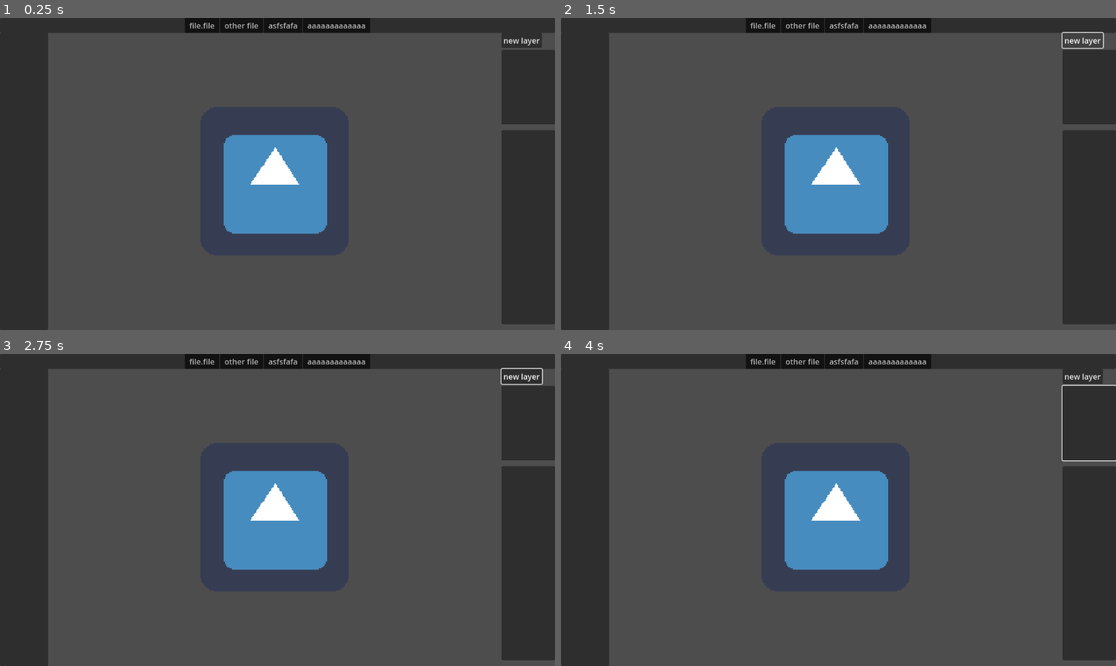
Above: before the commit, frames 1-4 (two rows, left to right).
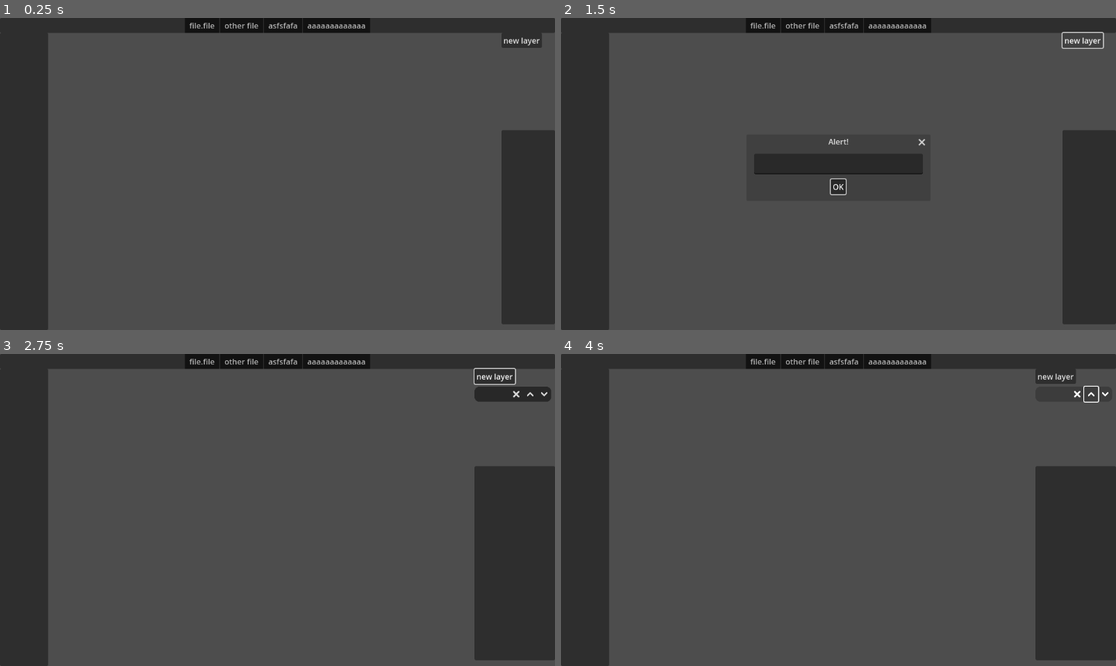
Above: after the commit, the same moments.

Repository: sockeye-d/mollusk
Game: Godot game, scene res://main.tscn
Two runs of this game, one before a commit and one after it. Both use one fixed random seed, a clock stepped at 60 frames per second and the inputs below. The engine's default icon, where the game draws it, is replaced by a stand-in: a white triangle on a blue panel in a dark square.
Inputs (mouse positions are in pixels of both pictures, inside the frame that each line leads up to):
- Up to frame 1 (0.25 s): no input
- Up to frame 2 (1.5 s): click "new layer" at 0.5 s; click "new layer" at 1.25 s
- Up to frame 3 (2.75 s): click (277, 522) at 2 s, where only the run after the commit has a clickable "OK"
- Up to frame 4 (4 s): click (1054, 394) at 2.77 s; click (1093, 394) at 3.52 s

The runs differ from the first frame. In frame 1, 8.2% of the frame differs, in the area x 40-100%, y 10-70%; in frame 2, 9.0%; in frame 3, 12%, in the area x 40-100%, y 4-98%; in frame 4, 11%.
Error after the commit: Invalid access to property or key 'custom_minimum_size' on a base object of type 'null instance'. (res://gui/zoom_scroll_container.gd:29)

Commit message:
Added most of the functionality relating to the layer ordering systems

Diff:
--- /dev/null
+++ b/add_layer_button.gd
@@ -0,0 +1,9 @@
+extends Button
+
+
+func _on_pressed() -> void:
+	$LineEditAcceptDialog.popup_centered()
+
+
+func _on_line_edit_accept_dialog_text_confirmed(text: String) -> void:
+	Layers.add_layer(Vector2i.ONE, text)
--- a/drawing/layer.gd
+++ b/drawing/layer.gd
@@ -3,11 +3,13 @@
 
 
 @export var drawable: bool = false
+@export var layer_name: String
 var canvas: ImageExt
 
 
-func _init(size: Vector2i) -> void:
-	canvas = ImageExt.new(Image.create(size.x, size.y, false, Image.FORMAT_RGBA8))
+func create(layer_size: Vector2i, layer_name: String) -> void:
+	canvas = ImageExt.new(Image.create(layer_size.x, layer_size.y, false, Image.FORMAT_RGBA8))
+	self.layer_name = layer_name
 
 
 func _ready() -> void:
--- a/globals/layers.gd
+++ b/globals/layers.gd
@@ -1,20 +1,62 @@
 extends Node
+
+
+enum {
+	UP = -1,
+	DOWN = 1,
+}
+
+
+var layer_scene: PackedScene = preload("res://drawing/layer.tscn")
+var layer_item_scene: PackedScene = preload("res://gui/layer_item.tscn")
 
 
 var current_layer: Layer
 var current_layer_index: int
-var _layers: TreeItem
+var _layers: Array[LayerItem]
 
 
 var layer_container: Node
-var layer_tree: TreeItem
+var layer_item_container: Node
 
 
 func _ready() -> void:
 	layer_container = get_tree().root.get_node("Main").get_node("%LayerContainer")
-	layer_tree = get_tree().root.get_node("Main").get_node("%LayerTree").create_item()
+	layer_item_container = get_tree().root.get_node("Main").get_node("%LayerList")
 
 
-func add_layer(size: Vector2i) -> void:
-	var layer = Layer.new(size)
+func add_layer(size: Vector2i, layer_name: String) -> void:
+	var layer: Layer = layer_scene.instantiate() as Layer
+	layer.create(size, layer_name)
 	layer_container.add_child(layer)
+	var layer_item: LayerItem = layer_item_scene.instantiate() as LayerItem
+	layer_item.create(layer_name)
+	layer_item_container.add_child(layer_item)
+	layer_item_container.move_child(layer_item, 0)
+	_layers.push_front(layer_item)
+
+
+func move_layer(index: int, dir: int) -> void:
+	if not (index + dir < _layers.size() and index + dir >= 0):
+		return
+	var layer: LayerItem = _layers[index]
+	_layers[index] = _layers[index + dir]
+	_layers[index + dir] = layer
+	layer_container.move_child(layer_container.get_child(index), index + dir)
+	layer_item_container.move_child(layer_item_container.get_child(index), index + dir)
+
+
+func remove_layer(index: int) -> void:
+	_layers.remove_at(index)
+	layer_container.get_child(index).queue_free()
+	layer_item_container.get_child(index).queue_free()
+
+
+func get_layer_index(layer_item: LayerItem) -> int:
+	return _layers.find(layer_item)
+
+
+func select_layer(index: int) -> void:
+	for layer in _layers:
+		layer.selected = false
+	_layers[index].selected = true
--- /dev/null
+++ b/gui/layer_item.gd
@@ -0,0 +1,76 @@
+extends PanelContainer
+class_name LayerItem
+
+
+@export var layer_name: String:
+	set(value):
+		layer_name = value
+		if not $MarginContainer/HBoxContainer/Label == null:
+			$MarginContainer/HBoxContainer/Label.text = layer_name
+	get:
+		return layer_name
+@export var selected: bool
+
+var last_clicked_time: float = -1.0
+var editing: bool = false
+
+
+@onready var name_input: LineEdit
+@onready var name_input_select_button: Button
+
+
+func create(_layer_name: String) -> void:
+	layer_name = _layer_name
+	$MarginContainer/HBoxContainer/Label.text = layer_name
+
+
+func _ready() -> void:
+	name_input = $MarginContainer/HBoxContainer/Label
+	name_input_select_button = $MarginContainer/HBoxContainer/Label/SelectButton
+
+
+func _process(delta: float) -> void:
+	if not name_input.has_focus():
+		if last_clicked_time > 0.2 or not selected:
+			last_clicked_time = -1.0
+			name_input_select_button.show()
+			name_input.editable = false
+		else:
+			last_clicked_time += delta
+
+	if selected:
+		modulate = Color(1.5, 1.5, 1.5)
+	else:
+		modulate = Color(1.0, 1.0, 1.0)
+
+
+func _on_select_button_pressed() -> void:
+	Layers.select_layer(Layers.get_layer_index(self))
+	if last_clicked_time < 0.0:
+		last_clicked_time = 0.0
+		name_input_select_button.hide()
+		name_input.editable = true
+
+
+func _on_delete_button_pressed() -> void:
+	Layers.remove_layer(get_index())
+
+
+func _on_up_button_pressed() -> void:
+	Layers.move_layer(get_index(), Layers.UP)
+
+
+func _on_down_button_pressed() -> void:
+	Layers.move_layer(get_index(), Layers.DOWN)
+
+
+func _on_label_text_submitted(new_text: String) -> void:
+	layer_name = new_text
+	name_input_select_button.show()
+	name_input.editable = false
+
+
+func _on_label_focus_exited() -> void:
+	layer_name = name_input.text
+	name_input_select_button.show()
+	name_input.editable = false
--- /dev/null
+++ b/gui/layer_item.tscn
@@ -0,0 +1,93 @@
+[gd_scene load_steps=7 format=3 uid="uid://caknrd746og7d"]
+
+[ext_resource type="Texture2D" uid="uid://dq6ov335qqxoe" path="res://icons/button_delete.png" id="1_337e3"]
+[ext_resource type="Texture2D" uid="uid://ce0c3wquywww8" path="res://icons/button_up.png" id="1_hc5t2"]
+[ext_resource type="Script" path="res://gui/layer_item.gd" id="1_kk3yf"]
+[ext_resource type="Texture2D" uid="uid://c7q56ysrqjmv7" path="res://icons/button_down.png" id="2_fyc70"]
+
+[sub_resource type="StyleBoxFlat" id="StyleBoxFlat_qspc3"]
+bg_color = Color(0.156863, 0.156863, 0.156863, 1)
+border_width_top = 2
+border_width_bottom = 2
+border_color = Color(0.156863, 0.156863, 0.156863, 0)
+corner_radius_top_left = 10
+corner_radius_top_right = 10
+corner_radius_bottom_right = 10
+corner_radius_bottom_left = 10
+
+[sub_resource type="StyleBoxEmpty" id="StyleBoxEmpty_e335a"]
+
+[node name="LayerItem" type="PanelContainer"]
+anchors_preset = 10
+anchor_right = 1.0
+offset_bottom = 33.0
+grow_horizontal = 2
+size_flags_horizontal = 3
+mouse_filter = 2
+theme_override_styles/panel = SubResource("StyleBoxFlat_qspc3")
+script = ExtResource("1_kk3yf")
+
+[node name="MarginContainer" type="MarginContainer" parent="."]
+layout_mode = 2
+theme_override_constants/margin_left = 5
+
+[node name="HBoxContainer" type="HBoxContainer" parent="MarginContainer"]
+custom_minimum_size = Vector2(75, 0)
+layout_mode = 2
+theme_override_constants/separation = 0
+
+[node name="Label" type="LineEdit" parent="MarginContainer/HBoxContainer"]
+layout_mode = 2
+size_flags_horizontal = 3
+text = "Name"
+editable = false
+flat = true
+select_all_on_focus = true
+text_direction = 1
+
+[node name="SelectButton" type="Button" parent="MarginContainer/HBoxContainer/Label"]
+show_behind_parent = true
+layout_mode = 1
+anchors_preset = 15
+anchor_right = 1.0
+anchor_bottom = 1.0
+grow_horizontal = 2
+grow_vertical = 2
+theme_override_styles/focus = SubResource("StyleBoxEmpty_e335a")
+flat = true
+
+[node name="DeleteButton" type="Button" parent="MarginContainer/HBoxContainer"]
+custom_minimum_size = Vector2(29, 29)
+layout_mode = 2
+size_flags_horizontal = 8
+size_flags_vertical = 3
+icon = ExtResource("1_337e3")
+flat = true
+icon_alignment = 1
+expand_icon = true
+
+[node name="UpButton" type="Button" parent="MarginContainer/HBoxContainer"]
+custom_minimum_size = Vector2(29, 29)
+layout_mode = 2
+size_flags_horizontal = 8
+icon = ExtResource("1_hc5t2")
+flat = true
+icon_alignment = 1
+expand_icon = true
+
+[node name="DownButton" type="Button" parent="MarginContainer/HBoxContainer"]
+custom_minimum_size = Vector2(29, 29)
+layout_mode = 2
+size_flags_horizontal = 8
+size_flags_vertical = 3
+icon = ExtResource("2_fyc70")
+flat = true
+icon_alignment = 1
+expand_icon = true
+
+[connection signal="focus_exited" from="MarginContainer/HBoxContainer/Label" to="." method="_on_label_focus_exited"]
+[connection signal="text_submitted" from="MarginContainer/HBoxContainer/Label" to="." method="_on_label_text_submitted"]
+[connection signal="pressed" from="MarginContainer/HBoxContainer/Label/SelectButton" to="." method="_on_select_button_pressed"]
+[connection signal="pressed" from="MarginContainer/HBoxContainer/DeleteButton" to="." method="_on_delete_button_pressed"]
+[connection signal="pressed" from="MarginContainer/HBoxContainer/UpButton" to="." method="_on_up_button_pressed"]
+[connection signal="pressed" from="MarginContainer/HBoxContainer/DownButton" to="." method="_on_down_button_pressed"]
--- /dev/null
+++ b/gui/line_edit_accept_dialog.gd
@@ -0,0 +1,17 @@
+@tool
+extends AcceptDialog
+class_name LineEditAcceptDialog
+
+signal text_confirmed(text: String)
+
+@export var hint_text: String = "":
+	set(value):
+		$LineEdit.placeholder_text = value
+	get:
+		return $LineEdit.placeholder_text
+
+
+
+func _on_confirmed() -> void:
+	text_confirmed.emit($LineEdit.text)
+	hide()
--- /dev/null
+++ b/gui/line_edit_accept_dialog.tscn
@@ -0,0 +1,19 @@
+[gd_scene load_steps=2 format=3 uid="uid://cu6ajiym7cah6"]
+
+[ext_resource type="Script" path="res://gui/line_edit_accept_dialog.gd" id="1_q7isn"]
+
+[node name="LineEditAcceptDialog" type="AcceptDialog"]
+initial_position = 2
+size = Vector2i(366, 100)
+popup_window = true
+dialog_hide_on_ok = false
+dialog_close_on_escape = false
+script = ExtResource("1_q7isn")
+
+[node name="LineEdit" type="LineEdit" parent="."]
+offset_left = 8.0
+offset_top = 8.0
+offset_right = 358.0
+offset_bottom = 51.0
+
+[connection signal="confirmed" from="." to="." method="_on_confirmed"]
--- a/main.tscn
+++ b/main.tscn
@@ -2,10 +2,10 @@
 
 [ext_resource type="Theme" uid="uid://5210gar13ap3" path="res://main.theme" id="1_ckeee"]
 [ext_resource type="Script" path="res://gui/triple_split_container.gd" id="1_ojnui"]
-[ext_resource type="Texture2D" uid="uid://0o0udhhbsa0x" path="res://icon.png" id="2_b0gip"]
 [ext_resource type="PackedScene" uid="uid://dys487samleub" path="res://gui/zoom_scroll_container.tscn" id="3_ijncf"]
-[ext_resource type="PackedScene" uid="uid://ddbunjchpywg0" path="res://drawing/layer.tscn" id="4_3xl2x"]
 [ext_resource type="PackedScene" uid="uid://bswbiim02fimm" path="res://gui/triple_split_container.tscn" id="6_l2h7q"]
+[ext_resource type="Script" path="res://add_layer_button.gd" id="7_uawcc"]
+[ext_resource type="PackedScene" uid="uid://cu6ajiym7cah6" path="res://gui/line_edit_accept_dialog.tscn" id="8_tvwon"]
 
 [node name="Main" type="Control"]
 layout_mode = 3
@@ -60,20 +60,13 @@
 horizontal_scroll_mode = 3
 vertical_scroll_mode = 3
 default_zoom = 0.5
-node = NodePath("LayerContainer/Layer")
+node = NodePath("")
 
 [node name="LayerContainer" type="CenterContainer" parent="VBoxContainer/TripleSplitContainer/HSplitContainer/ZoomScrollContainer"]
 unique_name_in_owner = true
 layout_mode = 2
 size_flags_horizontal = 3
 size_flags_vertical = 3
-
-[node name="Layer" parent="VBoxContainer/TripleSplitContainer/HSplitContainer/ZoomScrollContainer/LayerContainer" instance=ExtResource("4_3xl2x")]
-texture_filter = 3
-custom_minimum_size = Vector2(0, 50)
-layout_mode = 2
-texture = ExtResource("2_b0gip")
-expand_mode = 3
 
 [node name="TripleSplitContainer" parent="VBoxContainer/TripleSplitContainer/HSplitContainer" instance=ExtResource("6_l2h7q")]
 layout_mode = 2
@@ -84,20 +77,25 @@
 layout_mode = 2
 size_flags_vertical = 3
 
-[node name="HBoxContainer" type="HBoxContainer" parent="VBoxContainer/TripleSplitContainer/HSplitContainer/TripleSplitContainer/LayersBox"]
+[node name="LayerTools" type="HBoxContainer" parent="VBoxContainer/TripleSplitContainer/HSplitContainer/TripleSplitContainer/LayersBox"]
 layout_mode = 2
 size_flags_vertical = 0
 
-[node name="Button" type="Button" parent="VBoxContainer/TripleSplitContainer/HSplitContainer/TripleSplitContainer/LayersBox/HBoxContainer"]
+[node name="AddLayerButton" type="Button" parent="VBoxContainer/TripleSplitContainer/HSplitContainer/TripleSplitContainer/LayersBox/LayerTools"]
 layout_mode = 2
 text = "new layer"
+script = ExtResource("7_uawcc")
 
-[node name="LayerTree" type="Tree" parent="VBoxContainer/TripleSplitContainer/HSplitContainer/TripleSplitContainer/LayersBox"]
+[node name="LineEditAcceptDialog" parent="VBoxContainer/TripleSplitContainer/HSplitContainer/TripleSplitContainer/LayersBox/LayerTools/AddLayerButton" instance=ExtResource("8_tvwon")]
+
+[node name="ScrollContainer" type="ScrollContainer" parent="VBoxContainer/TripleSplitContainer/HSplitContainer/TripleSplitContainer/LayersBox"]
+layout_mode = 2
+size_flags_vertical = 3
+horizontal_scroll_mode = 0
+
+[node name="LayerList" type="VBoxContainer" parent="VBoxContainer/TripleSplitContainer/HSplitContainer/TripleSplitContainer/LayersBox/ScrollContainer"]
 unique_name_in_owner = true
 layout_mode = 2
-size_flags_vertical = 3
-hide_root = true
-scroll_horizontal_enabled = false
 
 [node name="SplitContainer" type="SplitContainer" parent="VBoxContainer/TripleSplitContainer/HSplitContainer/TripleSplitContainer"]
 layout_mode = 2
@@ -109,3 +107,6 @@
 
 [node name="Panel2" type="Panel" parent="VBoxContainer/TripleSplitContainer/HSplitContainer/TripleSplitContainer/SplitContainer"]
 layout_mode = 2
+
+[connection signal="pressed" from="VBoxContainer/TripleSplitContainer/HSplitContainer/TripleSplitContainer/LayersBox/LayerTools/AddLayerButton" to="VBoxContainer/TripleSplitContainer/HSplitContainer/TripleSplitContainer/LayersBox/LayerTools/AddLayerButton" method="_on_pressed"]
+[connection signal="text_confirmed" from="VBoxContainer/TripleSplitContainer/HSplitContainer/TripleSplitContainer/LayersBox/LayerTools/AddLayerButton/LineEditAcceptDialog" to="VBoxContainer/TripleSplitContainer/HSplitContainer/TripleSplitContainer/LayersBox/LayerTools/AddLayerButton" method="_on_line_edit_accept_dialog_text_confirmed"]
Binary file added: icons/button_add.png
Not shown, added: icons/button_add.png.import
Binary file added: icons/button_delete.png
Not shown, added: icons/button_delete.png.import
Binary file added: icons/button_down.png
Not shown, added: icons/button_down.png.import
Binary file added: icons/button_up.png
Not shown, added: icons/button_up.png.import
